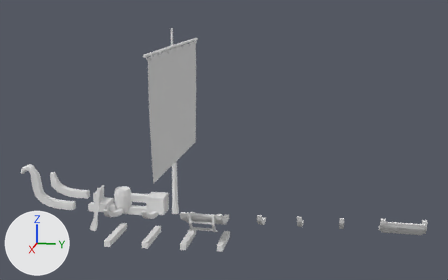
The FBX model CustomShipsUnity/Assets/Meshes/Boat_small.fbx as it was, and as the next commit left it.
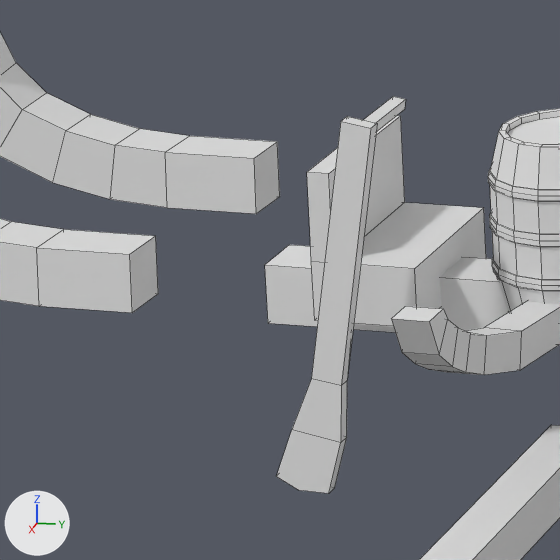
The first picture shows the older version from a 50 mm lens placed at (41.13, 11.96, 13.04), pointed at (9.91, 5.71, 5.23). The close-ups show both versions on the part from 13% to 27% of the width and 62% to 85% of the height of that picture; other places that the commit changed are outside them. The lights are fixed; the arrows at lower left show +X, +Y and +Z. The close-ups show mesh edges as thin lines. Where no turn or scale is listed for an object, it has been applied to the vertices.

The first close-up shows 'Barrel_1', 'Bench_Backrest_1', 'Keel_4m', 'Keel_Bow_1', 'Keel_Bow_2', 'Rib_2.6m', 'Rib_Curved_2.6m', 'SteeringWheel_1'.
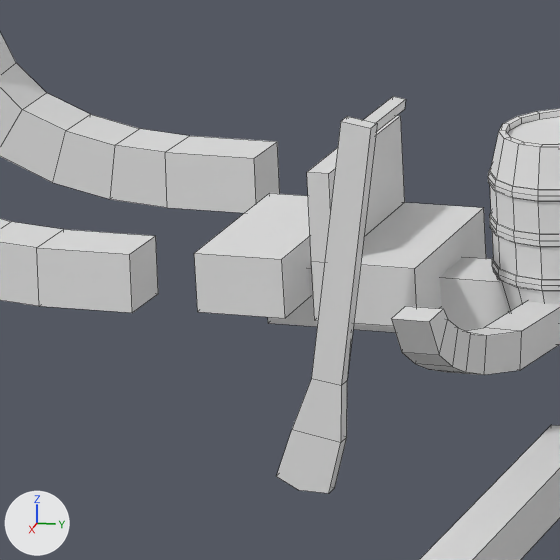
Changed parts and their boxes [x1, y1, x2, y2] in the close-ups (560 x 560 px):
'Bench_1', added
    after: [194, 193, 312, 318]

The change in detail:
Mesh me_cube_020_1 is new.
It is a box spanning x -0.6..0.6, y -0.3..0.3, z -0.2..0.2.
It uses material mat_boat (its picture is missing).
Object 'Bench_1' (ob_bench_1) is new; it shows me_cube_020_1.
Its location is (10.0, -2.0, 1.2).
